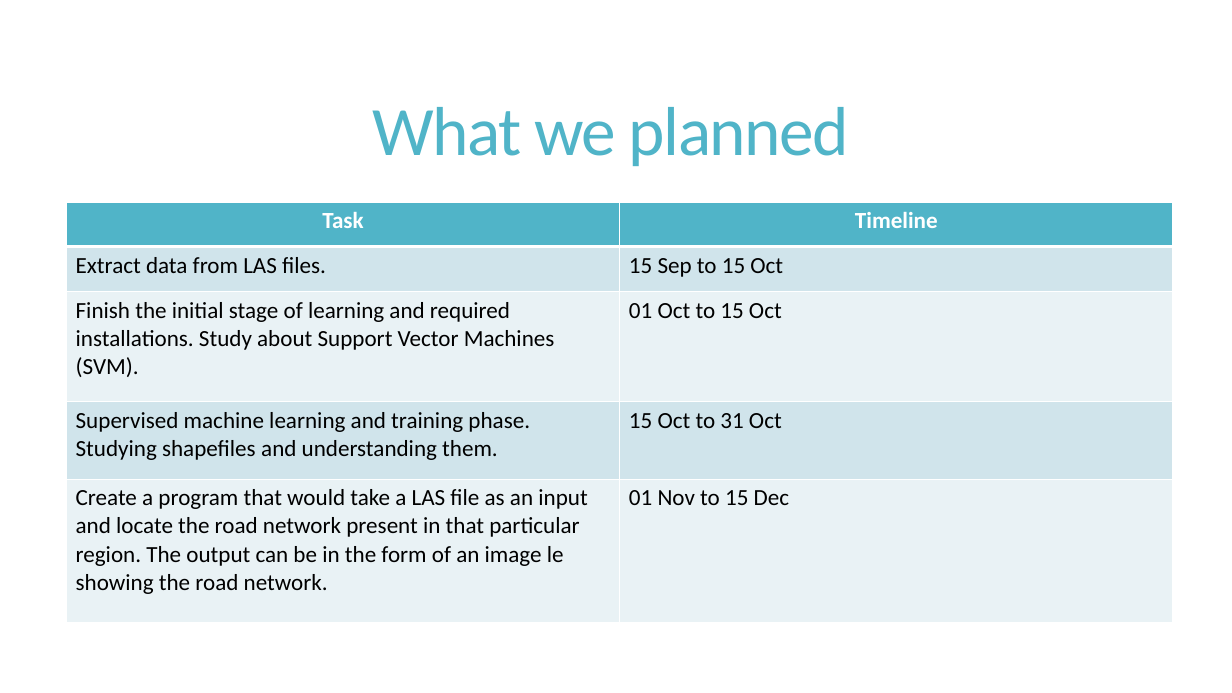
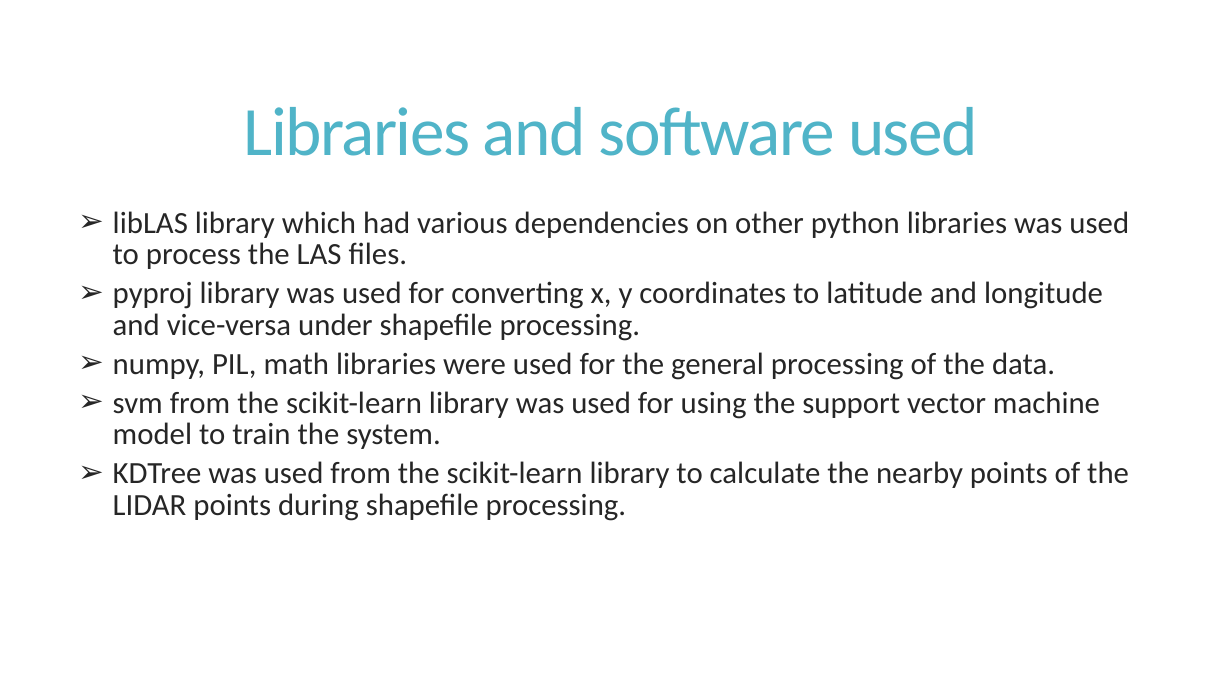
Before and after one commit to Poulomi93/Python-Project_LIDAR, a slide deck: slide 5 of Road Detection in LIDAR Data.pptm. Drawn at 1232x693 pixels with LibreOffice and Linux fonts; fonts in the diff are those of the drawing. Boxes give left, top, right and bottom in pixels: in the first picture for what was removed or moved away, otherwise in the second. Text is boxed around its words. In the diff, an @@ line names an element or a change of style, - is before the commit and + after.

Commit message:
Adding presentation for the project

```diff
--- a/Road Detection in LIDAR Data.pptm
+++ b/Road Detection in LIDAR Data.pptm
@@ title at <box>243,107,978,156</box>: text changed @@
-What we planned
+Libraries and software used
@@ table removed at <box>67,202,1174,623</box>, 5 rows, 2 columns @@
-Task | Timeline
-Extract data from LAS files. | 15 Sep to 15 Oct
-Finish the initial stage of learning and required installations. Study about Support Vector Machines (SVM). | 01 Oct to 15 Oct
-Supervised machine learning and training phase. Studying shapefiles and understanding them. | 15 Oct to 31 Oct
-Create a program that would take a LAS file as an input and locate the road network present in that particular region. The output can be in the form of an image le showing the road network. | 01 Nov to 15 Dec
@@ text added at <box>113,211,1129,521</box>, 24 pt, text #262626 @@
+  ➢ libLAS library which had various dependencies on other python libraries was used to process the LAS files.
+  ➢ pyproj library was used for converting x, y coordinates to latitude and longitude and vice-versa under shapefile processing.
+  ➢ numpy, PIL, math libraries were used for the general processing of the data.
+  ➢ svm from the scikit-learn library was used for using the support vector machine model to train the system.
+  ➢ KDTree was used from the scikit-learn library to calculate the nearby points of the LIDAR points during shapefile processing.
```
